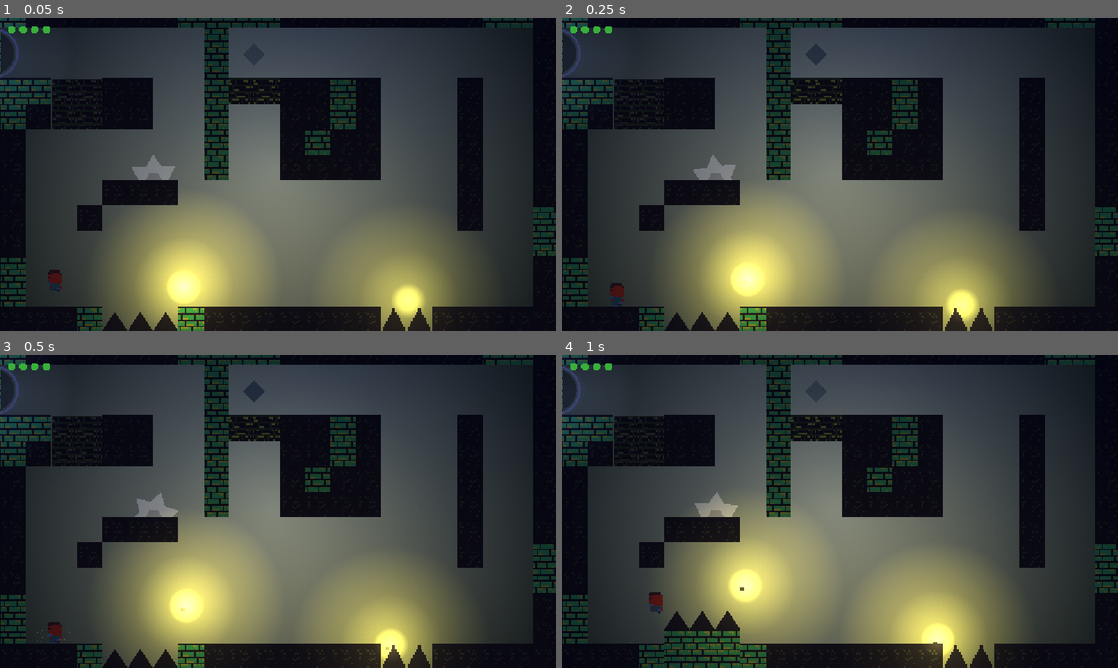
Above: before the commit, frames 1-4 (two rows, left to right).
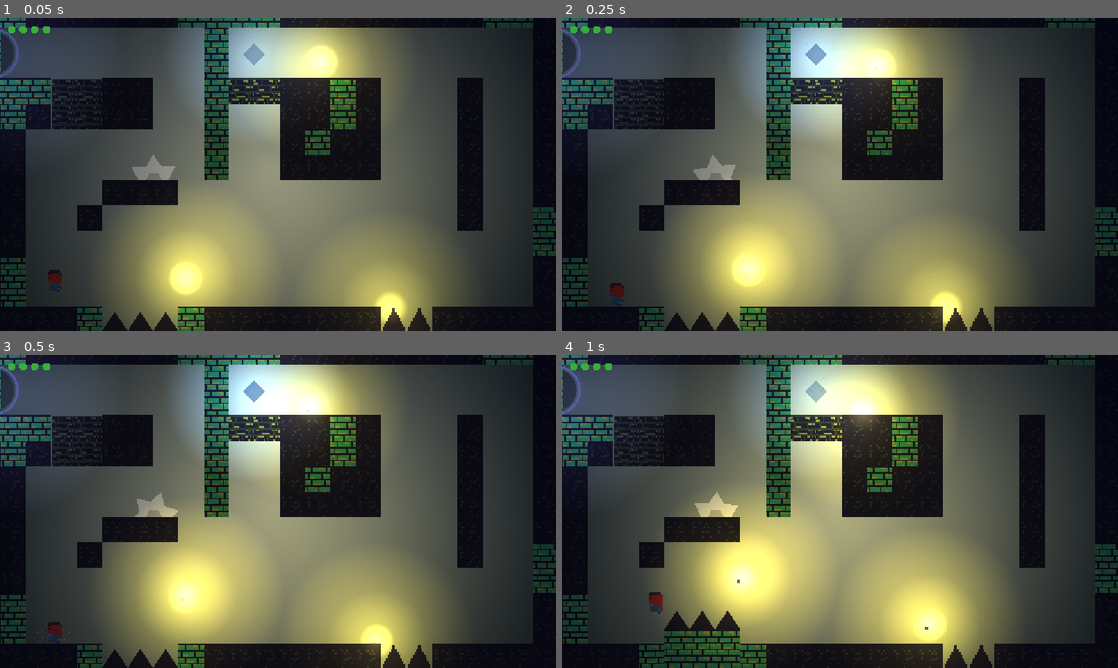
Above: after the commit, the same moments.

Repository: rafaeumesmo/ELLI-game
Game: Godot game, scene res://mapa_02.tscn
The game is run twice, just before and just after one commit, with the same random seed, the same clock (stepped at 60 frames per second) and the same inputs. This scene is started directly instead of the project's main scene.
Inputs (mouse positions are in pixels of both pictures, inside the frame that each line leads up to):
- Up to frame 1 (0.05 s): no input
- Up to frame 2 (0.25 s): no input
- Up to frame 3 (0.5 s): no input
- Up to frame 4 (1 s): move the mouse to (962, 495) at 0.52 s; hold D (move_right) from 0.53 s (still down); tap Shift (dash) at 0.6 s; tap Space (jump) at 0.77 s

The runs differ from the first frame. In frame 1, 18% of the frame differs, in the area x 0-81%, y 0-100%; in frame 2, 23%; in frame 3, 29%; in frame 4, 36%, in the area x 0-76%, y 0-100%.

Commit message:
Deixa portal e GatilhoQueda mais brilhantes
- PortalFase: energia_luz 0.9 -> 1.5, texture_scale 0.4 -> 0.65 (luz
  maior e mais forte)
- GatilhoQueda: ganhou luz própria (PointLight2D azul-ciano) que pulsa
  junto com a Marca e apaga no disparo -- antes só tinha a marca
  translúcida e partículas, quase invisível com o mapa escuro
- Inclui reposicionamento do Vagalume3 em mapa_01 e resave de
  mapa_02.tscn feitos no editor, sem mudança funcional além da posição

Diff:
--- a/Environment/GatilhoQueda.tscn
+++ b/Environment/GatilhoQueda.tscn
@@ -1,6 +1,7 @@
 [gd_scene format=3 uid="uid://q610mue5fiha"]
 
 [ext_resource type="Script" path="res://Environment/gatilho_queda.gd" id="1_gat"]
+[ext_resource type="Texture2D" uid="uid://cp0gt2vpdf3vx" path="res://Environment/luz_radial.tres" id="2_luz"]
 
 [sub_resource type="RectangleShape2D" id="RectangleShape2D_gat"]
 size = Vector2(18, 18)
@@ -10,6 +11,15 @@
 collision_mask = 1
 script = ExtResource("1_gat")
 
+[node name="Luz" type="PointLight2D" parent="."]
+texture_filter = 1
+color = Color(0.48, 0.7, 0.99, 1)
+energy = 0.0
+blend_mode = 0
+shadow_enabled = false
+texture = ExtResource("2_luz")
+texture_scale = 0.45
+
 [node name="Marca" type="Polygon2D" parent="."]
 color = Color(0.22, 0.32, 0.45, 0.8)
 polygon = PackedVector2Array(0, -7, 7, 0, 0, 7, -7, 0)
--- a/Environment/PortalFase.tscn
+++ b/Environment/PortalFase.tscn
@@ -21,7 +21,7 @@
 blend_mode = 0
 shadow_enabled = false
 texture = ExtResource("2_luz")
-texture_scale = 0.4
+texture_scale = 0.65
 
 [node name="Particulas" type="CPUParticles2D" parent="." unique_id=807661752]
 texture_filter = 1
--- a/Environment/gatilho_queda.gd
+++ b/Environment/gatilho_queda.gd
@@ -9,8 +9,11 @@
 
 ## Cor base das partículas (segue a cor da Marca).
 const COR := Color(0.22, 0.32, 0.45)
+## Energia máxima da luz que o gatilho projeta enquanto está armado.
+@export var energia_luz: float = 1.3
 
 @onready var _marca: Polygon2D = $Marca
+@onready var _luz: PointLight2D = $Luz
 
 var _usado := false
 var _t := 0.0
@@ -51,7 +54,9 @@
 	if _usado:
 		return
 	_t += delta
-	_marca.modulate.a = 0.5 + sin(_t * 3.0) * 0.35
+	var pulso := 0.5 + sin(_t * 3.0) * 0.35
+	_marca.modulate.a = pulso
+	_luz.energy = energia_luz * pulso
 
 func _on_body_entered(body: Node) -> void:
 	if _usado or not body.is_in_group("player"):
@@ -63,6 +68,7 @@
 		_brilho.emitting = false
 		var tw := create_tween()
 		tw.tween_property(_marca, "modulate:a", 0.0, 0.25)
+		tw.parallel().tween_property(_luz, "energy", 0.0, 0.25)
 	for caminho in blocos:
 		var bloco := get_node_or_null(caminho)
 		if bloco != null and bloco.has_method("derrubar"):
--- a/Environment/portal_fase.gd
+++ b/Environment/portal_fase.gd
@@ -11,7 +11,7 @@
 ## Raio do portal em pixels. A área andável (CollisionShape2D) é independente.
 @export var raio: float = 15.0
 ## Energia máxima da luz que o portal projeta (antes da pulsação).
-@export var energia_luz: float = 0.9
+@export var energia_luz: float = 1.5
 
 var _ativando := false
 var _t := 0.0
--- a/mapa_01.tscn
+++ b/mapa_01.tscn
@@ -124,5 +124,5 @@
 raio_voo = 45.0
 
 [node name="Vagalume3" parent="." unique_id=2087891669 instance=ExtResource("14_vagalume")]
-position = Vector2(-45, -50)
+position = Vector2(-115.61644, -69.04109)
 raio_voo = 40.0
--- a/mapa_02.tscn
+++ b/mapa_02.tscn
@@ -16,6 +16,12 @@
 [ext_resource type="PackedScene" path="res://UI/HealthBar.tscn" id="11_healthbar"]
 [ext_resource type="PackedScene" uid="uid://d0vagalume01" path="res://Environment/Vagalume.tscn" id="12_vagalume"]
 
+[sub_resource type="Environment" id="Environment_escuro"]
+background_mode = 3
+glow_enabled = true
+glow_bloom = 0.1
+glow_hdr_threshold = 0.9
+
 [sub_resource type="CanvasItemMaterial" id="CanvasItemMaterial_brilho"]
 blend_mode = 1
 
@@ -30,27 +36,21 @@
 fill_from = Vector2(0.5, 0.5)
 fill_to = Vector2(1, 0.5)
 
-[sub_resource type="Environment" id="Environment_escuro"]
-background_mode = 3
-glow_enabled = true
-glow_bloom = 0.1
-glow_hdr_threshold = 0.9
-
 [node name="Mapa02" type="Node2D" unique_id=1781797396]
 scale = Vector2(3.65, 3.65)
 script = ExtResource("0_mapa02")
 
-[node name="CanvasModulate" type="CanvasModulate" parent="."]
+[node name="CanvasModulate" type="CanvasModulate" parent="." unique_id=425477303]
 color = Color(0.290196, 0.321569, 0.4, 1)
 
-[node name="WorldEnvironment" type="WorldEnvironment" parent="."]
+[node name="WorldEnvironment" type="WorldEnvironment" parent="." unique_id=518184810]
 environment = SubResource("Environment_escuro")
 
-[node name="Vagalume" parent="." instance=ExtResource("12_vagalume")]
+[node name="Vagalume" parent="." unique_id=570884249 instance=ExtResource("12_vagalume")]
 position = Vector2(56, 152)
 raio_voo = 45.0
 
-[node name="Vagalume2" parent="." instance=ExtResource("12_vagalume")]
+[node name="Vagalume2" parent="." unique_id=1600998112 instance=ExtResource("12_vagalume")]
 position = Vector2(264, 152)
 raio_voo = 50.0
 
@@ -112,3 +112,6 @@
 
 [node name="StaticSaw" parent="Cenario" unique_id=1918773883 instance=ExtResource("7_saw")]
 position = Vector2(80.54794, 95.89041)
+
+[node name="Vagalume3" parent="." unique_id=124824582 instance=ExtResource("12_vagalume")]
+position = Vector2(189.04109, 18.90411)
